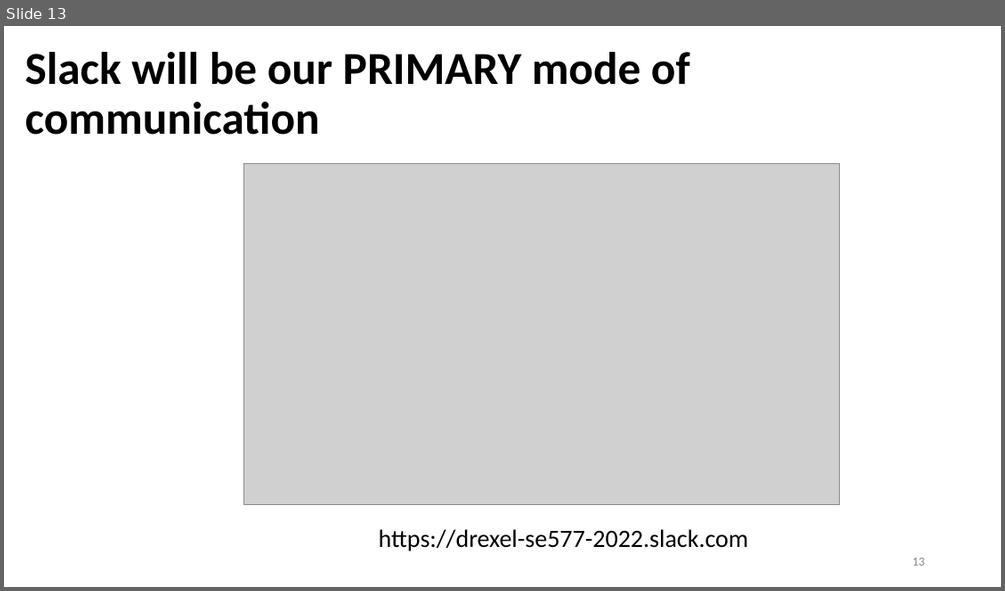
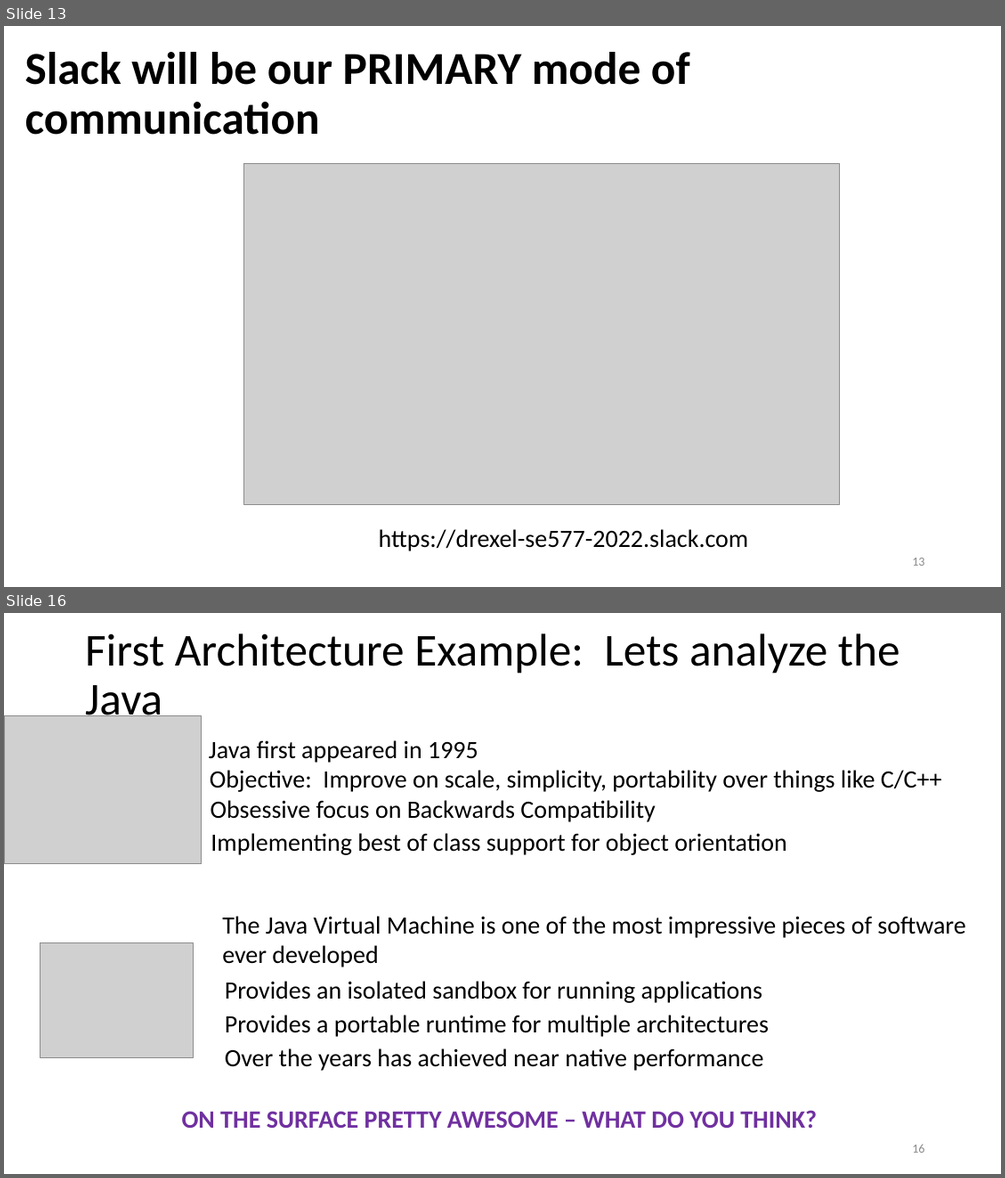
Before and after one commit to ArchitectingSoftware/SE577-SoftwareArchitecture, a slide deck: lectures/Week 1 - Course Overview.pptx. Shown one above the other, each under a label of ours: slide 13 before the commit, slides 13 and 16 after it; the slides between them are not shown. The pictures are 1005x591 and 1005x1178 pixels, drawn with LibreOffice and Linux fonts; fonts in the diff are those of the drawing; grey boxes stand for pictures. Boxes give left, top, right and bottom in pixels: in the first picture for what was removed or moved away, otherwise in the second. Text is boxed around its words. In the diff, an @@ line names an element or a change of style, - is before the commit and + after.

```diff
--- a/lectures/Week 1 - Course Overview.pptx
+++ b/lectures/Week 1 - Course Overview.pptx
@@ slide 16 added at (4, 613, 1001, 1174), background #FFFFFF @@
@@ title added at (85, 633, 900, 726), 44 pt, text #000000 @@
+First Architecture Example: Lets analyze the Java
@@ picture added at (4, 716, 202, 864) @@
@@ text added at (209, 740, 478, 763), 24 pt, text #000000 @@
+Java first appeared in 1995
@@ text added at (210, 770, 942, 792), 24 pt, text #000000 @@
+Objective: Improve on scale, simplicity, portability over things like C/C++
@@ text added at (210, 800, 655, 822), 24 pt, text #000000 @@
+Obsessive focus on Backwards Compatibility
@@ text added at (210, 833, 787, 855), 24 pt, text #000000 @@
+Implementing best of class support for object orientation
@@ text added at (222, 916, 965, 967), 24 pt, text #000000 @@
+The Java Virtual Machine is one of the most impressive pieces of software ever developed
@@ picture added at (40, 943, 193, 1057) @@
@@ text added at (225, 981, 762, 1003), 24 pt, text #000000 @@
+Provides an isolated sandbox for running applications
@@ text added at (225, 1014, 769, 1037), 24 pt, text #000000 @@
+Provides a portable runtime for multiple architectures
@@ text added at (225, 1048, 763, 1070), 24 pt, text #000000 @@
+Over the years has achieved near native performance
@@ text added at (182, 1110, 817, 1127), 24 pt, text #7030A0, bold @@
+ON THE SURFACE PRETTY AWESOME – WHAT DO YOU THINK?
@@ page number added at (912, 1144, 924, 1152), 12 pt, text #8C8C8C @@
+16
```
Also in this commit, not shown: 1 slide changed, 9 other slides added, 4 other files.
